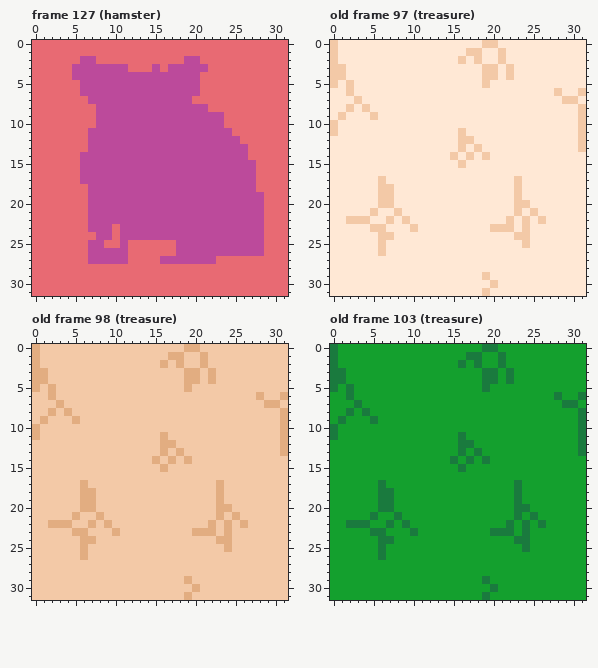
Pixel-art file: ASSETs/graphics/patterns.aseprite. The picture above was drawn from the file before the commit.
32x32 pixels, 146 frames. Shown: frame 127 (hamster), old frame 97 (treasure), old frame 98 (treasure), old frame 103 (treasure). The commit also changed other frames, which this record leaves out.
The same view after the edit:
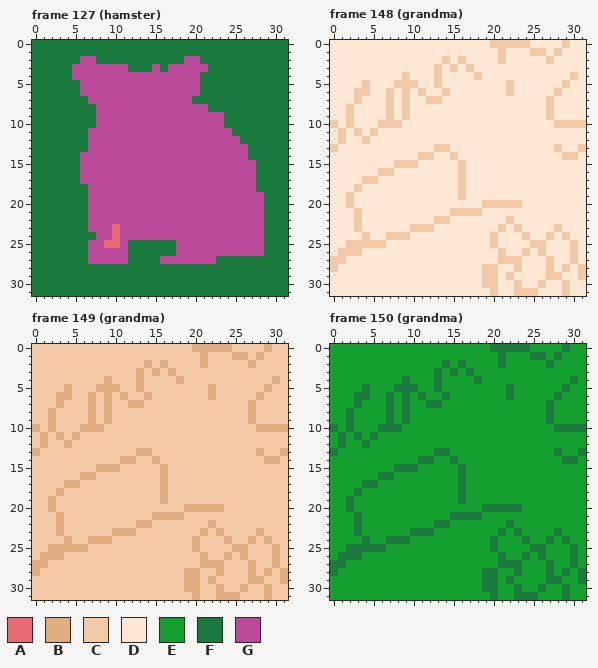
Palette (. is transparent): A #e86a73  B #e2ad81  C #f3c9a7  D #ffe8d5  E #14a02e  F #1a7a3e  G #bc4a9b
A new or re-ordered frame is compared with the old frame closest to it.
The exact change:
frames 146 -> 157
Changed rows in their new state; - is an unchanged pixel.
Frame 127 (hamster):
first column x 0:
 0 FFFFFFFFFFFFFFFFFFFFFFFFFFFFFFFF
 1 FFFFFFFFFFFFFFFFFFFFFFFFFFFFFFFF
 2 FFFFFF--FFFFFFFFFFF--FFFFFFFFFFF
 3 FFFFF-------FFF-F-----FFFFFFFFFF
 4 FFFFF----------------FFFFFFFFFFF
 5 FFFFFF---------------FFFFFFFFFFF
 6 FFFFFF---------------FFFFFFFFFFF
 7 FFFFFFF-------------FFFFFFFFFFFF
 8 FFFFFFFF--------------FFFFFFFFFF
 9 FFFFFFFF----------------FFFFFFFF
10 FFFFFFFF----------------FFFFFFFF
11 FFFFFFF------------------FFFFFFF
12 FFFFFFF-------------------FFFFFF
13 FFFFFFF--------------------FFFFF
14 FFFFFF---------------------FFFFF
15 FFFFFF----------------------FFFF
16 FFFFFF----------------------FFFF
17 FFFFFF----------------------FFFF
18 FFFFFFF---------------------FFFF
19 FFFFFFF----------------------FFF
20 FFFFFFF----------------------FFF
21 FFFFFFF----------------------FFF
22 FFFFFFF----------------------FFF
23 FFFFFFF----------------------FFF
24 FFFFFFFF---------------------FFF
25 FFFFFFF-----FFFFFF-----------FFF
26 FFFFFFF-----FFFFFF-----------FFF
27 FFFFFFF-----FFFF-------FFFFFFFFF
28 FFFFFFFFFFFFFFFFFFFFFFFFFFFFFFFF
29 FFFFFFFFFFFFFFFFFFFFFFFFFFFFFFFF
30 FFFFFFFFFFFFFFFFFFFFFFFFFFFFFFFF
31 FFFFFFFFFFFFFFFFFFFFFFFFFFFFFFFF
Frame 148 (grandma) is new; against old frame 97 (treasure):
first column x 0:
 0 D------------------D-CCCC----C--
 1 D----------------DD------CC-C---
 2 D-------------C---D--------C----
 3 DD-----------C-C-C-DD-D---------
 4 DD-------C---C----CDD-D-------C-
 5 D-D-C---CCC--C-----D--C------C--
 6 --DCC--C-C-C--C-------C--------D
 7 -------C-C--CC-------------C-DD-
 8 ----D--C-C-----------------C---D
 9 -DC--D-C-C-----------------C---D
10 --C---CCC-------------------CCC-
11 DC-C-C----------D--------------D
12 -C--C-----------DD-------------D
13 C------------CC-D-D---------C---
14 -----------CC----D-D---------CC-
15 --------CCC---------------------
16 ------CC--------C---------------
17 ----CCD---------C------D--------
18 ---C--DD--------C------D--------
19 --C---DD--------C------D--------
20 --C---DD-----------CCCC-D-------
21 ---C-D--D------CCCC----D-D------
22 --D-D--D-D---CC---------D-D-----
23 ---C-DD----CC-------D-DCD---C---
24 ----C-D-CC----------C--D---C-C--
25 --CCCC--------------C---DCC---C-
26 -CCC--D--------------C--C-C---C-
27 CC-------------------CCC---C--C-
28 C------------------CC--C---C-C-C
29 --------------------C-C----CC--C
30 -------------------C---C--C--C--
31 -------------------DC--CCC---C--
Frame 149 (grandma) is new; against old frame 98 (treasure):
first column x 0:
 0 C------------------C-BBBB----B--
 1 C----------------CC------BB-B---
 2 C-------------B---C--------B----
 3 CC-----------B-B-B-CC-C---------
 4 CC-------B---B----BCC-C-------B-
 5 C-C-B---BBB--B-----C--B------B--
 6 --CBB--B-B-B--B-------B--------C
 7 -------B-B--BB-------------B-CC-
 8 ----C--B-B-----------------B---C
 9 -CB--C-B-B-----------------B---C
10 --B---BBB-------------------BBB-
11 CB-B-B----------C--------------C
12 -B--B-----------CC-------------C
13 B------------BB-C-C---------B---
14 -----------BB----C-C---------BB-
15 --------BBB---------------------
16 ------BB--------B---------------
17 ----BBC---------B------C--------
18 ---B--CC--------B------C--------
19 --B---CC--------B------C--------
20 --B---CC-----------BBBB-C-------
21 ---B-C--C------BBBB----C-C------
22 --C-C--C-C---BB---------C-C-----
23 ---B-CC----BB-------C-CBC---B---
24 ----B-C-BB----------B--C---B-B--
25 --BBBB--------------B---CBB---B-
26 -BBB--C--------------B--B-B---B-
27 BB-------------------BBB---B--B-
28 B------------------BB--B---B-B-B
29 --------------------B-B----BB--B
30 -------------------B---B--B--B--
31 -------------------CB--BBB---B--
Frame 150 (grandma) is new; against old frame 103 (treasure):
first column x 0:
 0 E------------------E-FFFF----F--
 1 E----------------EE------FF-F---
 2 E-------------F---E--------F----
 3 EE-----------F-F-F-EE-E---------
 4 EE-------F---F----FEE-E-------F-
 5 E-E-F---FFF--F-----E--F------F--
 6 --EFF--F-F-F--F-------F--------E
 7 -------F-F--FF-------------F-EE-
 8 ----E--F-F-----------------F---E
 9 -EF--E-F-F-----------------F---E
10 --F---FFF-------------------FFF-
11 EF-F-F----------E--------------E
12 -F--F-----------EE-------------E
13 F------------FF-E-E---------F---
14 -----------FF----E-E---------FF-
15 --------FFF---------------------
16 ------FF--------F---------------
17 ----FFE---------F------E--------
18 ---F--EE--------F------E--------
19 --F---EE--------F------E--------
20 --F---EE-----------FFFF-E-------
21 ---F-E--E------FFFF----E-E------
22 --E-E--E-E---FF---------E-E-----
23 ---F-EE----FF-------E-EFE---F---
24 ----F-E-FF----------F--E---F-F--
25 --FFFF--------------F---EFF---F-
26 -FFF--E--------------F--F-F---F-
27 FF-------------------FFF---F--F-
28 F------------------FF--F---F-F-F
29 --------------------F-F----FF--F
30 -------------------F---F--F--F--
31 -------------------EF--FFF---F--
Changed places in both pictures, as pixel boxes (x1, y1, x2, y2):
changed: (32, 40, 288, 296)
changed: (330, 40, 586, 296)
changed: (32, 344, 288, 600)
changed: (330, 344, 586, 600)
